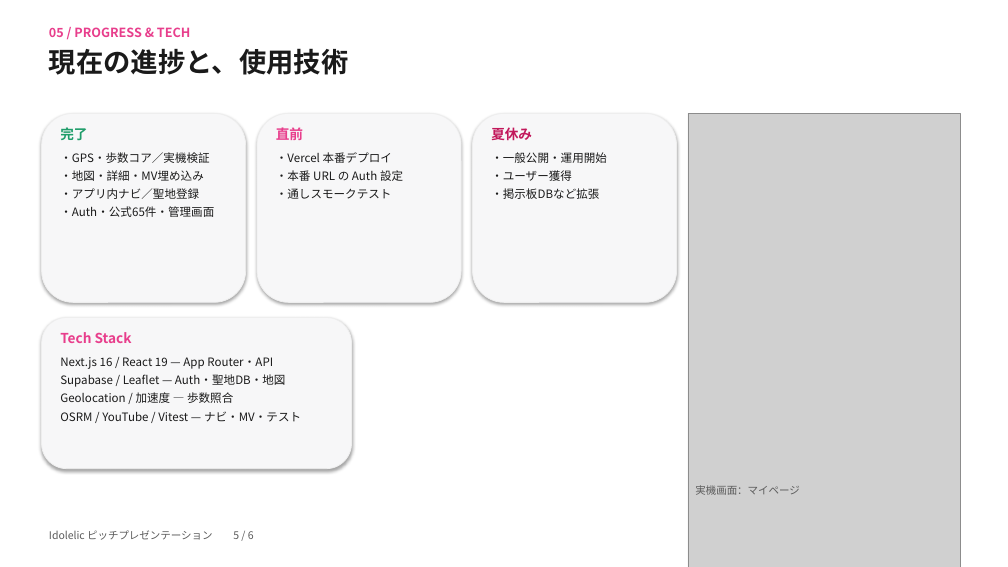
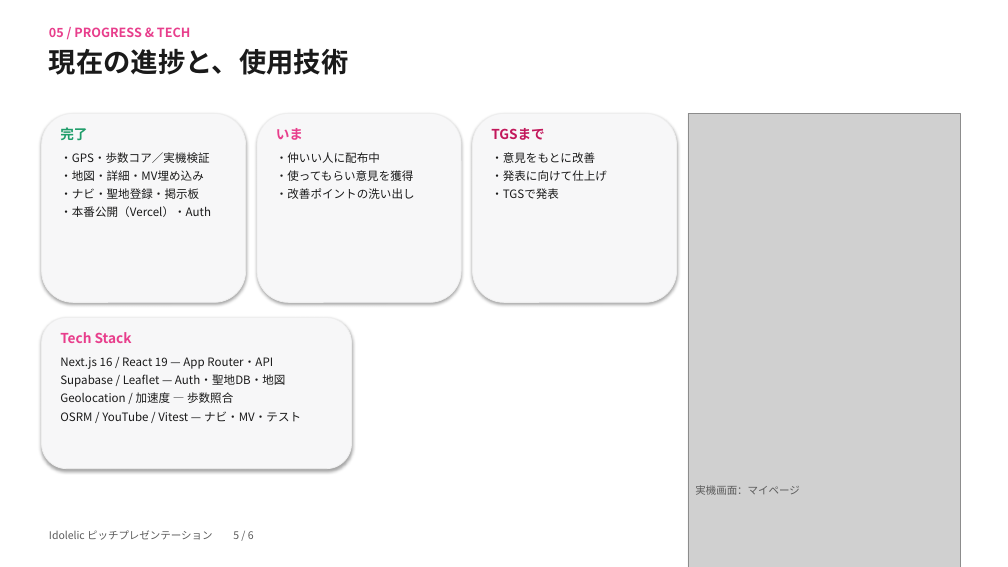
Before and after one commit to shiori42/Idolelic, a slide deck: slide 5 of docs/presentation-idolelic.pptx. Drawn at 1008x567 pixels with LibreOffice and Linux fonts; fonts in the diff are those of the drawing; grey boxes stand for pictures. Boxes give left, top, right and bottom in pixels: in the first picture for what was removed or moved away, otherwise in the second. Text is boxed around its words. In the diff, an @@ line names an element or a change of style, - is before the commit and + after.

```diff
--- a/docs/presentation-idolelic.pptx
+++ b/docs/presentation-idolelic.pptx
@@ text at bbox=[276, 128, 303, 140]: text changed @@
-直前
+いま
@@ text at bbox=[491, 128, 545, 140]: text changed @@
-夏休み
+TGSまで
@@ text at bbox=[276, 152, 415, 199]: text changed @@
-・Vercel 本番デプロイ
-・本番 URL の Auth 設定
-・通しスモークテスト
+・仲いい人に配布中
+・使ってもらい意見を獲得
+・改善ポイントの洗い出し
@@ text at bbox=[491, 152, 607, 199]: text changed @@
-・一般公開・運用開始
-・ユーザー獲得
-・掲示板DBなど拡張
+・意見をもとに改善
+・発表に向けて仕上げ
+・TGSで発表
@@ text at bbox=[60, 188, 211, 217]: text changed @@
-・アプリ内ナビ／聖地登録
-・Auth・公式65件・管理画面
+・ナビ・聖地登録・掲示板
+・本番公開（Vercel）・Auth
```
Also in this commit, not shown: 1 other slide changed, 2 other files.
